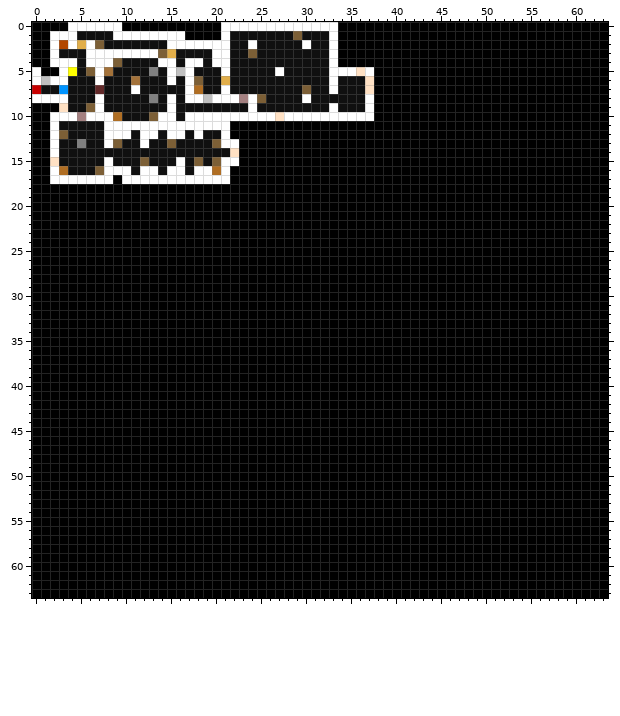
File history of a pixel-art sprite, res/levels/barracks.png. The first picture shows the starting point.
The file is 64x64 pixels.
After the commit:
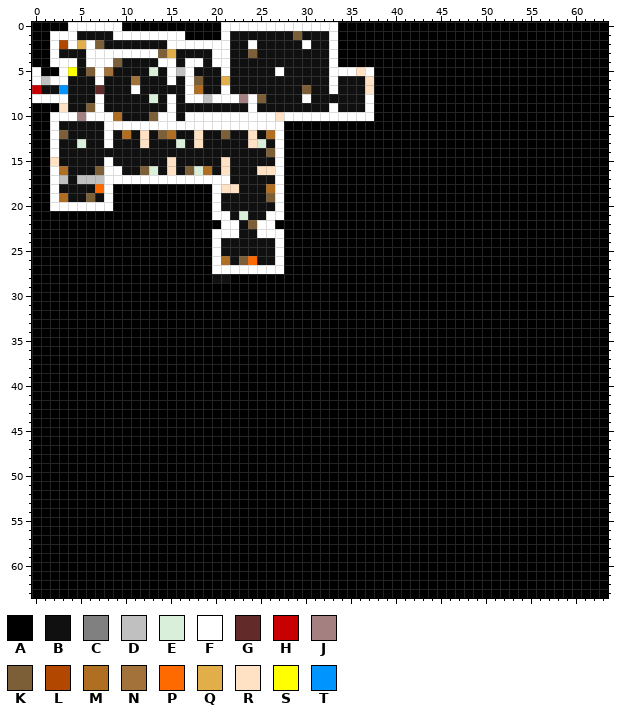
Palette (. is transparent): A #000000  B #101010  C #808080  D #c0c0c0  E #daefda  F #ffffff  G #632a2a  H #c80000  J #a48080  K #7c5f36  L #b24700  M #b06e23  N #a3723a  P #ff6a00  Q #e1ae4a  R #ffe1c4  S #ffff00  T #0094ff
Commit message: Adding armory level and linking with barracks level
Changes in this commit:
Colour A becomes colour B in row 12 at x 22 to 23 and 25; in row 13 at x 23 and 26; in row 14 at x 23 to 25; in row 15 at x 23 to 26; in row 16 at x 22 to 24; in row 17 at x 22 to 26.
Colour A becomes colour B in row 18 at x 3 to 6 and 23 to 25; in row 19 at x 4 to 5, 7 and 21 to 25; in row 20 at x 21 to 26; in row 21 at x 22 and 24 to 25; in row 22 at x 23; in row 23 at x 23 to 24.
Colour A becomes colour B in rows 24 to 25 at x 21 to 26; in row 26 at x 22 and 25 to 26; in row 28 at x 20 to 21.
Colour F becomes colour B in row 12 at x 9, 13 and 16; in row 13 at x 21 to 22; in row 15 at x 16 and 22; in row 16 at x 10 and 16; in row 17 at x 4.
Colour K becomes colour B in row 13 at x 9, 15 and 20; in row 15 at x 12, 18 and 20.
Colour M becomes colour B in row 16 at x 20.
Colour R becomes colour B in row 14 at x 22.
Colour F becomes colour D in row 17 at x 3 and 5 to 7.
Colour A becomes colour E in row 13 at x 25; in row 21 at x 23.
Colour B becomes colour E in row 13 at x 16.
Colour C becomes colour E in row 5 at x 13; in row 8 at x 13; in row 13 at x 5.
Colour F becomes colour E in row 16 at x 13 and 18.
Colour A becomes colour F in row 11 at x 22 to 27; in rows 12 to 16 at x 27; in row 17 at x 9 and 27; in rows 18 to 19 at x 2, 8, 20 and 27; in row 20 at x 2 to 8, 20 and 27; in row 21 at x 20 to 21 and 26 to 27.
Colour A becomes colour F in row 22 at x 21 to 22 and 25 to 26; in row 23 at x 20 to 22 and 25 to 27; in rows 24 to 26 at x 20 and 27; in row 27 at x 20 to 27.
Colour A becomes colour K in row 14 at x 26; in row 19 at x 6 and 26; in row 22 at x 24; in row 26 at x 23.
Colour B becomes colour K in row 12 at x 14; in row 16 at x 17.
Colour F becomes colour K in row 12 at x 21; in row 16 at x 12.
Colour A becomes colour M in row 12 at x 26; in row 18 at x 26; in row 19 at x 3; in row 26 at x 21.
Colour F becomes colour M in row 12 at x 10 and 15; in row 16 at x 19.
Colour A becomes colour P in row 18 at x 7; in row 26 at x 24.
Colour A becomes colour R in rows 12 to 13 at x 24; in row 16 at x 25 to 26; in row 18 at x 21 to 22.
Colour B becomes colour R in row 13 at x 18; in row 15 at x 15.
Colour F becomes colour R in row 12 at x 12 and 18; in row 13 at x 12; in row 15 at x 21; in row 16 at x 15 and 21.
Pixel boxes of the changes (left, top, right, bottom) in both pictures:
changed: (149, 67, 158, 103)
changed: (50, 121, 284, 283)
